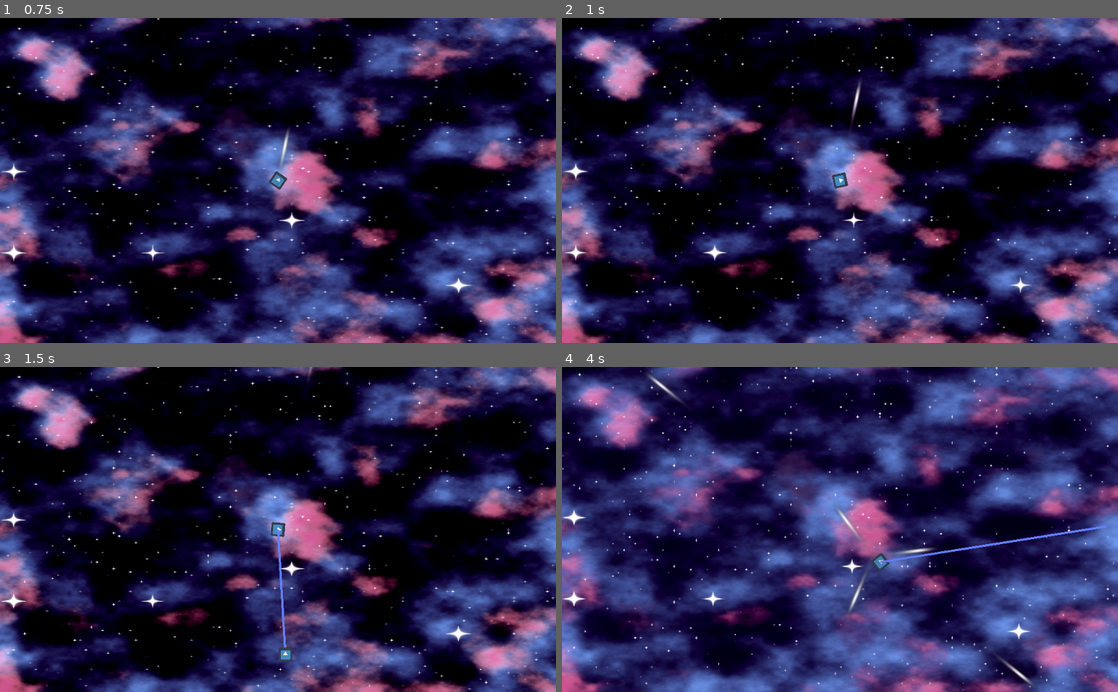
Above: before the commit, frames 1-4 (two rows, left to right).
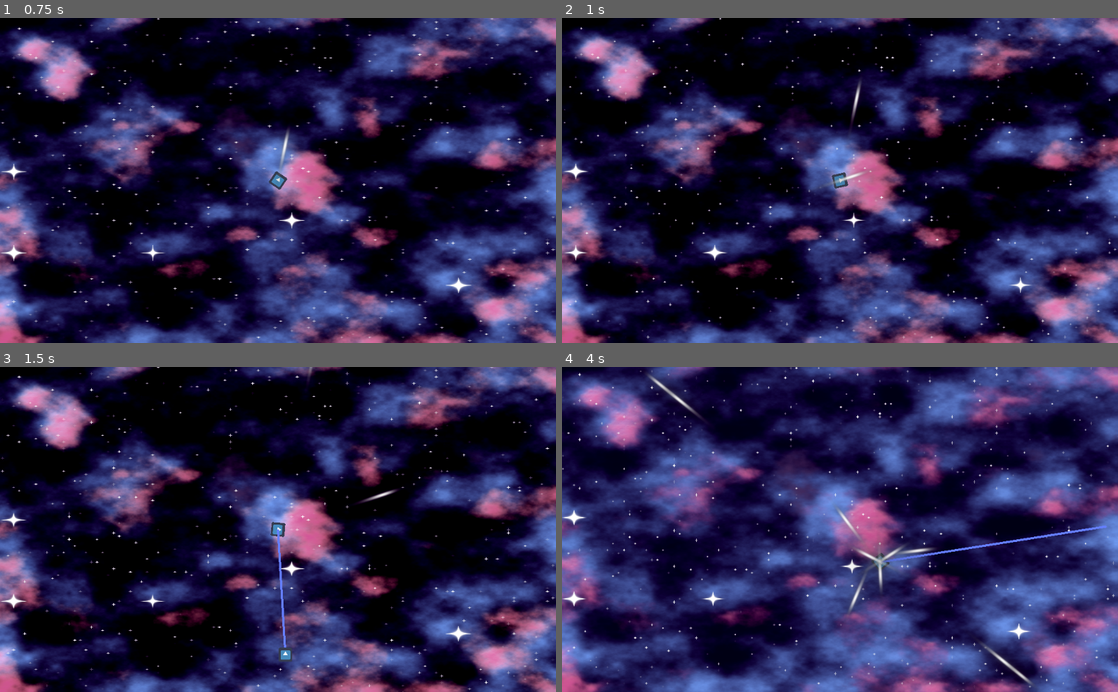
Above: after the commit, the same moments.

Repository: Jetpackjules/VP_Game_Jam
Game: Godot game, scene res://Main.tscn
Same seed, same stepped clock (60 frames per second), same inputs: the game is played once before the commit and once after it. The engine's default icon, where the game draws it, is replaced by a stand-in: a white triangle on a blue panel in a dark square.
Inputs:
- Up to frame 1 (0.75 s): hold Right (ui_right) from 0.53 s (still down); tap Shift (ui_fire) at 0.6 s
- Up to frame 2 (1 s): keep holding Right (ui_right); tap Space (ui_select) at 0.77 s
- Up to frame 3 (1.5 s): release Right (ui_right) at 1.28 s; hold Left (ui_left) from 1.28 s (still down); tap W (increase_bullets) at 1.35 s
- Up to frame 4 (4 s): tap Space (ui_select) at 1.52, 3.02, 3.77 s; tap Shift (ui_fire) at 1.55, 2.1, 2.85, 3.8 s; release Left (ui_left) at 2.03 s; hold Right (ui_right) 2.03-2.78 s; hold Up (ui_up) 2.78-3.53 s; hold Left (ui_left) from 3.53 s (still down); tap W (increase_bullets) at 3.6 s

Frame 1 is identical in both runs. In frame 2, 0.1% of the frame differs, in the area x 48-56%, y 46-52%; in frame 3, less than 0.1%; in frame 4, 0.4%, in the area x 18-83%, y 5-95%.

Commit message:
added shoot interval

Diff:
--- a/Projectiles/Basic/Emitter.gd
+++ b/Projectiles/Basic/Emitter.gd
@@ -1,16 +1,38 @@
 extends Node2D
+
 
 export var projectile_scene = preload("res://Projectiles/Basic/Projectile.tscn")
 export var projectile_speed: float = 900.0
 export var projectile_size: Vector2 = Vector2(1, 1)
 export var amount_emitted: int = 1
 
+export var fan_angle: float = 360.0
+export var origin_angle: float = 0.0
+export var firing_interval: float = 1.0
+
+var emit_timer = Timer.new()
+
+func _ready():
+	# Add the timer as a child of this node and set it up
+	add_child(emit_timer)
+	emit_timer.set_wait_time(1.0)  # emit every 1.0 seconds, adjust as needed
+	emit_timer.set_one_shot(false)  # repeat the timer
+	emit_timer.connect("timeout", self, "_on_emit_timer_timeout")
+	emit_timer.start()
+
+func _on_emit_timer_timeout():
+	emit_projectiles()
+
+func set_interval(input_interval):
+	firing_interval = input_interval
+	emit_timer.wait_time = firing_interval
+
 func _process(delta):
 	if Input.is_action_just_pressed("ui_fire"):
 		emit_projectiles()
 
-export var fan_angle: float = 360.0
-export var origin_angle: float = 0.0
+#export var fan_angle: float = 360.0
+#export var origin_angle: float = 0.0
 
 func emit_projectiles():
 	var angle_step = deg2rad(fan_angle) / max(amount_emitted, 1)
@@ -19,7 +41,6 @@
 	for i in range(amount_emitted):
 		var projectile = projectile_scene.instance()
 		projectile.global_position = global_position
-#		projectile.set_speed(projectile_speed)
 		projectile.set_size(projectile_size)
 		var angle = start_angle + i * angle_step
 		projectile.set_velocity(Vector2(cos(angle), sin(angle)) * projectile_speed)
